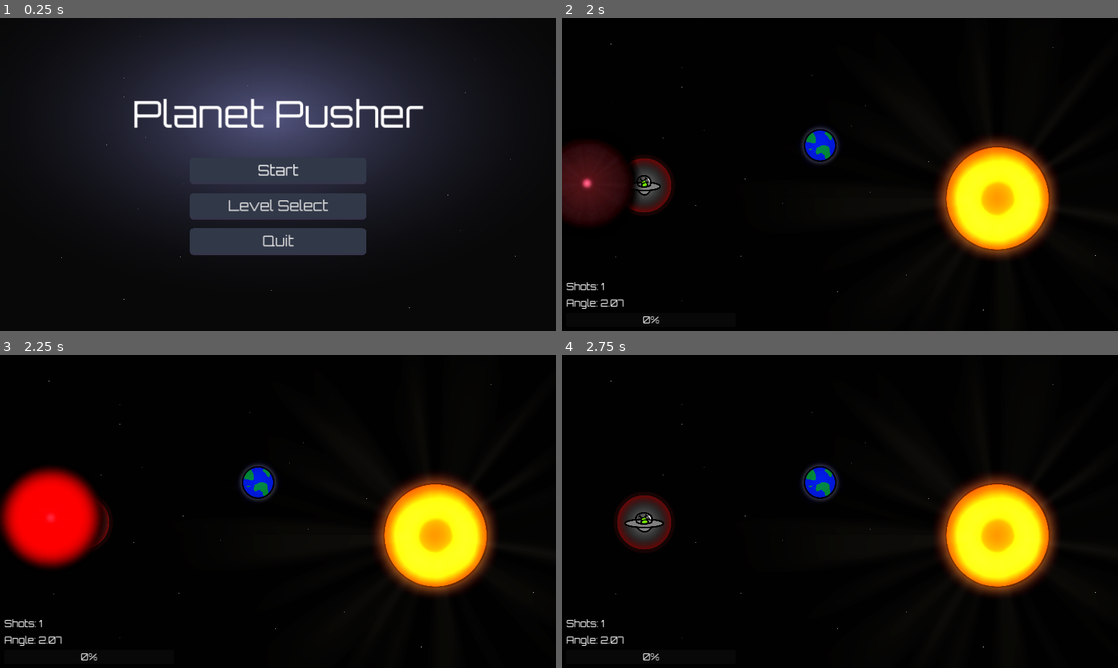
Above: before the commit, frames 1-4 (two rows, left to right).
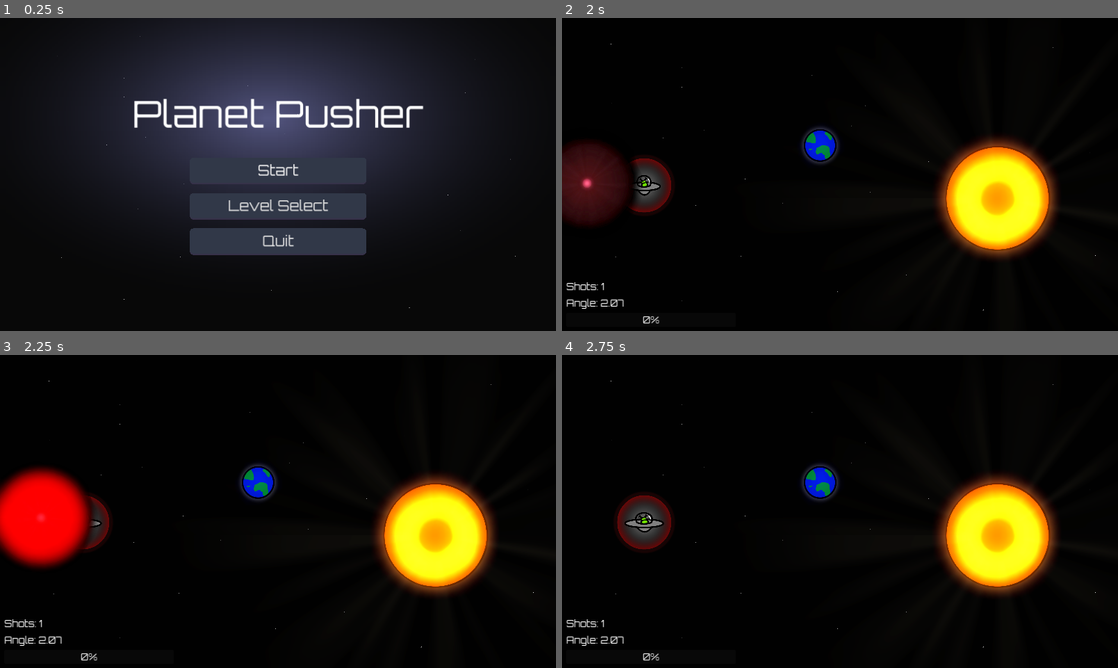
Above: after the commit, the same moments.

Repository: Afterglow375/godot_jam_03
Game: Godot game, scene res://scenes/ui/main_menu.tscn
Same seed, same stepped clock (60 frames per second), same inputs: the game is played once before the commit and once after it.
Inputs (mouse positions are in pixels of both pictures, inside the frame that each line leads up to):
- Up to frame 1 (0.25 s): no input
- Up to frame 2 (2 s): click "Start" at 0.5 s; tap Enter at 1.25 s; drag from (645, 183) to (995, 199) at 1.27 s
- Up to frame 3 (2.25 s): drag from (166, 527) to (433, 536) at 2.02 s
- Up to frame 4 (2.75 s): no input

Frames 1-2 are identical in both runs. In frame 3, 2.7% of the frame differs, in the area x 0-19%, y 35-68%; in frame 4, nothing differs.

Commit message:
Make inner projectile collider smaller and fix null sound player bug

Diff:
--- a/scenes/entities/pull_projectile.tscn
+++ b/scenes/entities/pull_projectile.tscn
@@ -20,7 +20,7 @@
 viewport_path = NodePath("SubViewportContainer/SubViewport")
 
 [sub_resource type="CircleShape2D" id="CircleShape2D_kllct"]
-radius = 36.1248
+radius = 2.0
 
 [sub_resource type="CircleShape2D" id="CircleShape2D_c8q60"]
 radius = 318.705
--- a/scenes/entities/push_projectile.tscn
+++ b/scenes/entities/push_projectile.tscn
@@ -20,7 +20,7 @@
 viewport_path = NodePath("SubViewportContainer/SubViewport")
 
 [sub_resource type="CircleShape2D" id="CircleShape2D_kllct"]
-radius = 36.1248
+radius = 1.0
 
 [sub_resource type="CircleShape2D" id="CircleShape2D_c8q60"]
 radius = 318.705
--- a/scripts/entities/base_outer_projectile.gd
+++ b/scripts/entities/base_outer_projectile.gd
@@ -124,7 +124,7 @@
 				break
 
 		# If no more bodies are affected, fade out and stop the sound
-		if affected_bodies.size() == 0 and sound_player and sound_player.playing:
+		if affected_bodies.size() == 0 and sound_player and is_instance_valid(sound_player) and sound_player.playing:
 			# Create a tween for fading out
 			var tween = create_tween()
 			tween.tween_property(sound_player, "volume_db", -40.0, FADE_DURATION)
